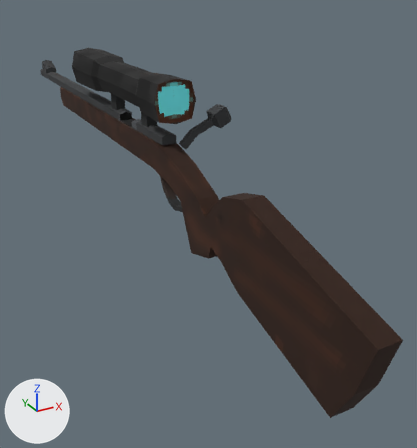
One commit to the glTF model assets/models/weapon/sniper_rifle.glb: the scene before it, then after it.
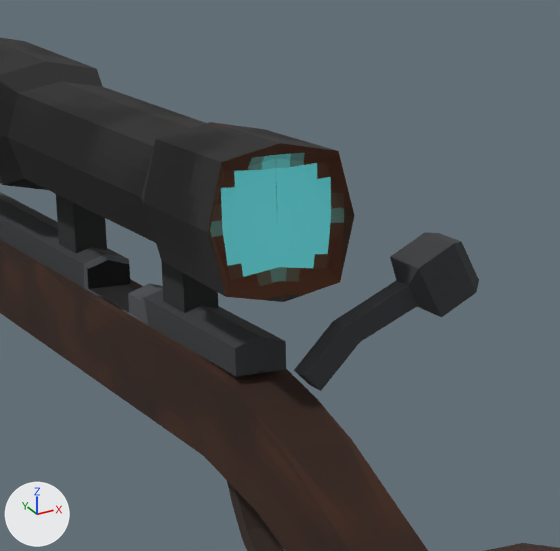
There are two pictures of each version: one whole from a 50 mm lens placed at (-1.69, -4.17, 1.25), pointed at (0.42, -0.35, -0.66), one close up on the part from 23% to 61% of the width and 9% to 44% of the height. The lights are fixed; the arrows at lower left show +X, +Y and +Z. Both versions are drawn at frame 29 of the action 'shoot'; the numbers are the values there.

The first close-up shows 'rifle', 'rifle.002'.
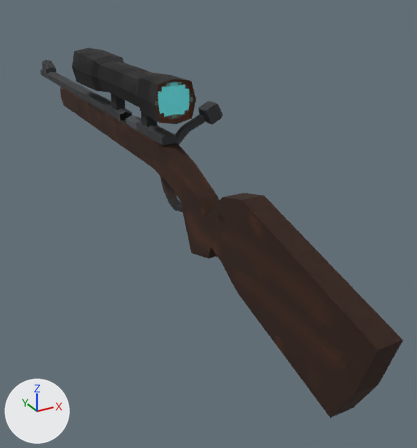
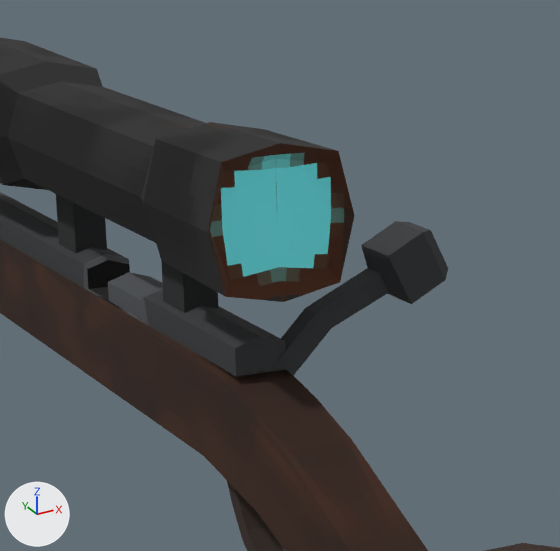
ob_bone_001 is not drawn itself; it is the parent of ob_bone_002, ob_rifle_001.

The change in detail:
Object 'Bone.001' (ob_bone_001) moves from (0.0, -0.193, 0.805) to (0.0, -0.193, 0.991).

Changed parts and their boxes [x1, y1, x2, y2] in the close-ups (560 x 551 px):
'rifle.002', moved
    before: [294, 232, 479, 391]
    after: [277, 221, 448, 376]
'rifle.001', moved
    before: [128, 284, 163, 320]
    after: [108, 272, 163, 320]
